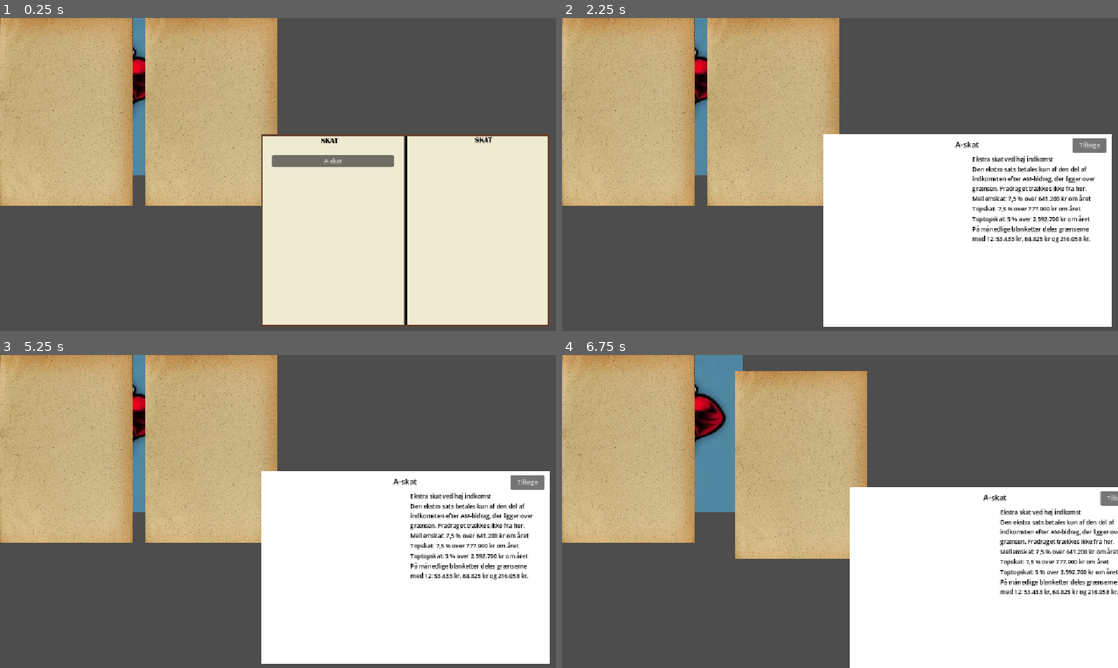
Above: before the commit, frames 1-4 (two rows, left to right).
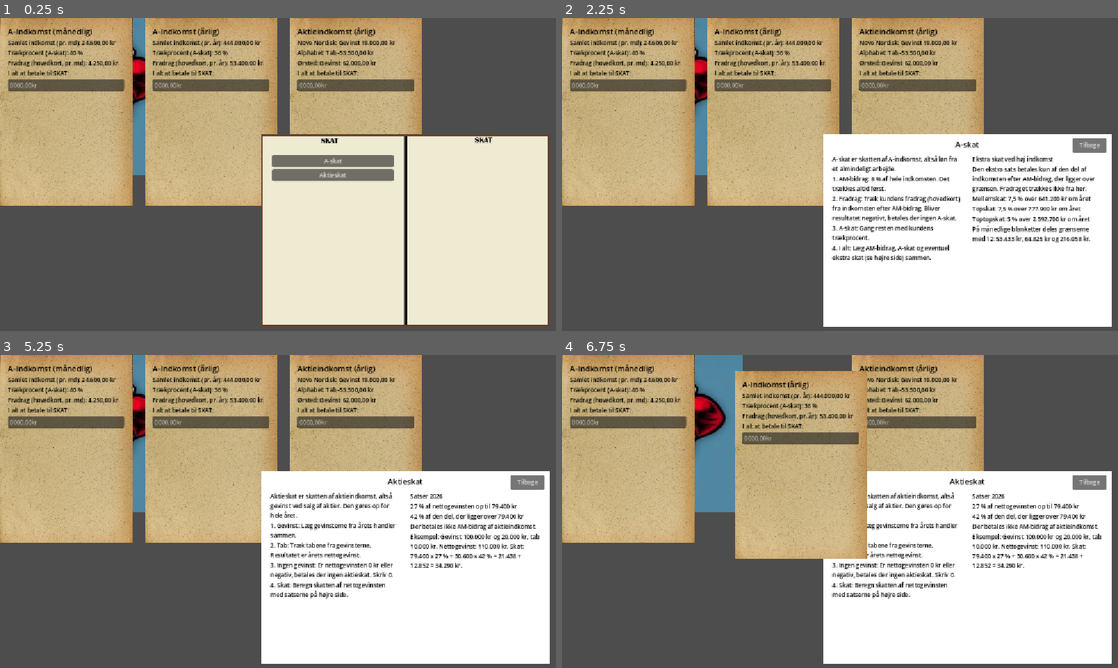
Above: after the commit, the same moments.

Repository: Hugtand2/dd-uge-2
Game: Godot game, scene res://!DEBUG/DebugScenes/test_boards/test_boards.tscn
The game is run twice, just before and just after one commit, with the same random seed, the same clock (stepped at 60 frames per second) and the same inputs. This scene is started directly instead of the project's main scene.
Inputs (mouse positions are in pixels of both pictures, inside the frame that each line leads up to):
- Up to frame 1 (0.25 s): no input
- Up to frame 2 (2.25 s): click "A-skat" (after the commit: "Aktieskat") at 0.5 s; click "Tilbage" at 1.25 s; click "A-skat" at 2 s
- Up to frame 3 (5.25 s): click "Tilbage" at 2.75 s; click "A-skat" at 3.5 s; click "Tilbage" at 4.25 s; click "A-skat" (after the commit: "Aktieskat") at 5 s
- Up to frame 4 (6.75 s): tap Enter (ui_accept) at 5.75, 6.02, 6.5 s; move the mouse to (962, 495) at 5.77 s; hold [ (Test) 5.78-6.5 s; click (962, 495) at 5.92 s; drag from (728, 527) to (812, 574) at 6.52 s

The runs differ from the first frame. In frame 1, 12% of the frame differs, in the area x 1-76%, y 0-52%; in frame 2, 14%; in frame 3, 16%; in frame 4, 22%, in the area x 1-100%, y 0-100%.
Error before the commit: Attempt to call function 'hide' in base 'null instance' on a null instance. (res://Classes/ObjectClasses/Board.gd:50)

Commit message:
Aktie skat
Fuld aktie skat implementation

Du kan kun slå op i bogen nu, for faste tater og satser as well

Diff:
--- a/!DEBUG/DebugScenes/test_boards/test_boards.gd
+++ b/!DEBUG/DebugScenes/test_boards/test_boards.gd
@@ -3,7 +3,7 @@
 const RULEBOOK := preload("res://Scenes&Scripts/InteractiveScenes/rulebook.tscn")
 
 var amount = 1
-var forms: Array[A_Indkomst] = []
+var forms: Array[TaxForm] = []
 
 # Called when the node enters the scene tree for the first time.
 func _ready() -> void:
@@ -18,6 +18,11 @@
 		yearly.position = Vector2(300, 0)
 		add_child(yearly)
 		forms.append(yearly)
+
+		var stocks := Aktieindkomst.new()   # aktieskat (altid årlig)
+		stocks.position = Vector2(600, 0)
+		add_child(stocks)
+		forms.append(stocks)
 
 	# Regelbogen er en scene (ikke en klasse), så den laves med instantiate()
 	var rulebook := RULEBOOK.instantiate()
--- a/!DEBUG/DebugScenes/test_rulebook/test_rulebook.gd
+++ b/!DEBUG/DebugScenes/test_rulebook/test_rulebook.gd
@@ -30,9 +30,10 @@
 
 	bot.check(book.visible and book.is_in_group("boards"), "Regelbogen er synlig og er et board")
 	var buttons := book.find_children("*", "Button", true, false)
-	bot.check_equal(buttons.size(), 1, "Regelbogen har én knap (kun A-skat indtil videre)")
+	bot.check_equal(buttons.size(), 2, "Regelbogen har en knap for hver side (A-skat og Aktieskat)")
 	var page_button := buttons[0] as Button
 	bot.check_equal(page_button.text, "A-skat", "Knappen har sidens titel")
+	bot.check_equal((buttons[1] as Button).text, "Aktieskat", "Den anden knap er Aktieskat")
 
 	# 1. Regelbogen kan trækkes (grib den på højre side, hvor der ikke er knapper)
 	var grab := book.global_position + Vector2(450, 200)
--- a/Classes/ObjectClasses/A_Indkomst.gd
+++ b/Classes/ObjectClasses/A_Indkomst.gd
@@ -64,7 +64,6 @@
 func _add_fields(box: VBoxContainer) -> void:
 	var per := "pr. år" if is_yearly() else "pr. md"
 	box.add_child(_make_label("Samlet indkomst (%s): %s" % [per, _kr(indkomst)]))
-	box.add_child(_make_label("AM-bidrag: %d %%" % roundi(AM_RATE * 100)))
 	box.add_child(_make_label("Trækprocent (A-skat): %d %%" % roundi(traekprocent * 100)))
 	box.add_child(_make_label("Fradrag (hovedkort, %s): %s" % [per, _kr(fradrag)]))
 	box.add_child(_make_label("I alt at betale til SKAT:"))
--- /dev/null
+++ b/Classes/ObjectClasses/Aktieindkomst.gd
@@ -0,0 +1,83 @@
+class_name Aktieindkomst
+extends TaxForm
+
+const SPRITE_PATH := "res://Resources/Sprites/GameObjectSprites/TaxFormSprites/tax_paper_test.jpg"
+const ICON_PATH := "res://Resources/Sprites/GameObjectSprites/TaxFormSprites/tax_paper_test.jpg"
+
+# Liste med firmanavne (ét pr. linje under [COMPANIES])
+const COMPANIES_PATH := "res://Resources/UIAssets/stock_companies.txt"
+
+const TRADE_COUNT := 3      # antal aktiehandler på blanketten
+const LOSS_CHANCE := 0.25   # chance for, at en handel giver tab i stedet for gevinst
+
+# Aktieskat 2026 (årlig). Den dobbelte grænse for ægtefæller bruges ikke.
+const LOW_RATE := 0.27               # af nettogevinsten op til grænsen
+const HIGH_RATE := 0.42              # af den del, der ligger over grænsen
+const PROGRESSION_LIMIT := 79400.0
+
+# Årets handler: {"company": String, "result": float}. Negativt resultat = tab.
+var trades: Array[Dictionary] = []
+
+# Summen af gevinster og summen af tab (begge positive tal).
+# Tabet holdes for sig, fordi det trækkes fra gevinsten, før skatten beregnes.
+var gevinst := 0.0
+var tab := 0.0
+
+func _init() -> void:
+	super(SPRITE_PATH, 0.1, ICON_PATH, 0.025)
+	_generate_trades()
+	_build_ui()
+
+func get_form_title() -> String:
+	return "Aktieindkomst (årlig)"
+
+# Læs firmanavnene fra txt-filen.
+# Samme [SEKTION]-format som kundernes data, så vi genbruger CustomerData.
+func _load_companies() -> Array:
+	var file := FileAccess.open(COMPANIES_PATH, FileAccess.READ)
+	if file == null:
+		push_error("Could not open " + COMPANIES_PATH)
+		return ["Ukendt firma"]
+	var data := CustomerData.new(file.get_as_text().split("\n"))
+	var companies := Array(data.read_section("[COMPANIES]"))
+	return companies if not companies.is_empty() else ["Ukendt firma"]
+
+# Lav årets handler: tilfældige (forskellige) firmaer og tilfældige resultater.
+func _generate_trades() -> void:
+	var companies := _load_companies()
+	companies.shuffle()
+	for i in TRADE_COUNT:
+		var result := _random_result()
+		trades.append({"company": companies[i % companies.size()], "result": result})
+		if result < 0.0:
+			tab += -result
+		else:
+			gevinst += result
+
+# Tilfældigt resultat af én handel i hele hundreder. Oftest gevinst, nogle gange tab.
+# Intervallerne gør, at nettogevinsten nogle gange kommer over grænsen på 79.400 kr,
+# og en sjælden gang bliver negativ (så der ingen skat er).
+func _random_result() -> float:
+	if randf() < LOSS_CHANCE:
+		return -randi_range(10, 600) * 100.0     # tab: 1.000 - 60.000 kr
+	if randf() < 0.6:
+		return randi_range(20, 400) * 100.0      # gevinst: 2.000 - 40.000 kr
+	return randi_range(400, 1500) * 100.0        # gevinst: 40.000 - 150.000 kr
+
+# Korrekt beløb at betale til SKAT.
+# Tab trækkes fra gevinsten først. Af nettogevinsten betales 27 % op til grænsen
+# og 42 % af resten. Er nettoresultatet 0 eller negativt, betales der ingen skat.
+func get_correct_total() -> float:
+	var netto := gevinst - tab
+	if netto <= 0.0:
+		return 0.0
+	var lav := minf(netto, PROGRESSION_LIMIT) * LOW_RATE
+	var hoej := maxf(netto - PROGRESSION_LIMIT, 0.0) * HIGH_RATE
+	return snappedf(lav + hoej, 0.01)
+
+func _add_fields(box: VBoxContainer) -> void:
+	for trade in trades:
+		var result: float = trade["result"]
+		var kind := "Tab" if result < 0.0 else "Gevinst"
+		box.add_child(_make_label("%s: %s %s" % [trade["company"], kind, _kr(result)]))
+	box.add_child(_make_label("I alt at betale til SKAT:"))
--- a/Classes/ObjectClasses/Board.gd
+++ b/Classes/ObjectClasses/Board.gd
@@ -46,8 +46,6 @@
 
 func _ready() -> void:
 	add_to_group("boards")
-	# Hides VBox, index 2 is VBox
-	get_child(2).hide()
 
 func _input(event: InputEvent) -> void:
 	if event is InputEventMouseButton and event.button_index == MOUSE_BUTTON_LEFT:
@@ -244,6 +242,10 @@
 	sprite.visible = not on
 	if icon_sprite:
 		icon_sprite.visible = on
+	# Som ikon vises kun ikonet: skjul alt andet indhold (tekst, felter, knapper)
+	for child in get_children():
+		if child != sprite and child != icon_sprite and child is CanvasItem:
+			child.visible = not on
 	size = icon_size if on else full_size
 	global_position = center - size / 2.0
 
@@ -253,11 +255,9 @@
 	var over_desk := _is_point_over_desk(mouse)
 	if over_desk and not is_icon:
 		set_icon_mode(true)
-		get_child(2).hide()
 		global_position = mouse - size / 2.0     # icon centered on the cursor
 	elif not over_desk and is_icon:
 		set_icon_mode(false)
-		get_child(2).show()
 		global_position = mouse - size / 2.0     # full board centered on the cursor
 	else:
 		return
--- a/Classes/ObjectClasses/RulebookPage.gd
+++ b/Classes/ObjectClasses/RulebookPage.gd
@@ -17,6 +17,10 @@
 # Skal være den samme skala som regelbogen, så de dækker hinanden præcist
 const SPRITE_SCALE := 1.0
 
+const ICON_SPRITE_PATH := "res://Resources/Sprites/GameObjectSprites/rulebook_icon.png"
+const ICON_SPRITE_SCALE := 0.25
+
+
 const MARGIN := 20.0        # afstand fra papirets kant til teksten
 const COLUMN_GAP := 20.0    # afstand mellem venstre og højre spalte
 const COLUMN_TOP := 44.0    # hvor spalterne starter (under titlen)
@@ -27,7 +31,7 @@
 var exit_button: Button
 
 func _init(text_path: String) -> void:
-	super(SPRITE_PATH, SPRITE_SCALE)
+	super(SPRITE_PATH, SPRITE_SCALE, ICON_SPRITE_PATH, ICON_SPRITE_SCALE)
 	_load_text(text_path)
 	_build_ui()
 
--- a/Scenes&Scripts/InteractiveScenes/rulebook.gd
+++ b/Scenes&Scripts/InteractiveScenes/rulebook.gd
@@ -9,13 +9,16 @@
 #   add_child(rulebook)
 
 const SPRITE_PATH := "res://Resources/Sprites/GameObjectSprites/rulebook_placeholder.png"
+const ICON_SPRITE_PATH := "res://Resources/Sprites/GameObjectSprites/rulebook_icon.png"
 # Skal være den samme skala som RulebookPage.SPRITE_SCALE
 const SPRITE_SCALE := 1.0
+const ICON_SPRITE_SCALE := 0.25
 
 # Siderne i bogen, i den rækkefølge knapperne skal stå.
 # Tilføj en linje her, når der kommer en ny skat med sin egen txt-fil.
 const PAGES: Array[String] = [
 	"res://Resources/Rulebook/Pages/a_skat.txt",
+	"res://Resources/Rulebook/Pages/aktieskat.txt",
 ]
 
 const BUTTONS_POSITION := Vector2(24, 44)   # under "SKAT" på venstre side
@@ -25,7 +28,7 @@
 
 # En scene kalder _init() uden argumenter, så sprite og skala sættes her
 func _init() -> void:
-	super(SPRITE_PATH, SPRITE_SCALE)
+	super(SPRITE_PATH, SPRITE_SCALE, ICON_SPRITE_PATH, ICON_SPRITE_SCALE)
 	_build_ui()
 
 func _build_ui() -> void:
@@ -66,6 +69,7 @@
 			if not is_instance_valid(page):
 				continue
 			if page.is_inside_tree():
+				# Delete
 				page.queue_free()
 			else:
 				page.free()
Not shown, added: Classes/ObjectClasses/Aktieindkomst.gd.uid
Not shown, added: Resources/Rulebook/Pages/aktieskat.txt
Binary file added: Resources/Sprites/GameObjectSprites/rulebook_icon.png
Not shown, added: Resources/Sprites/GameObjectSprites/rulebook_icon.png.import
Not shown, added: Resources/UIAssets/stock_companies.txt
